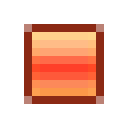
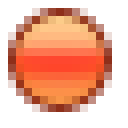
Layers edited between the first and the second 128 x 128 image:
added layer "Record 0" above "Stop 0" over [16, 16, 104, 104]
hid "Stop 0" over [32, 32, 96, 96]
